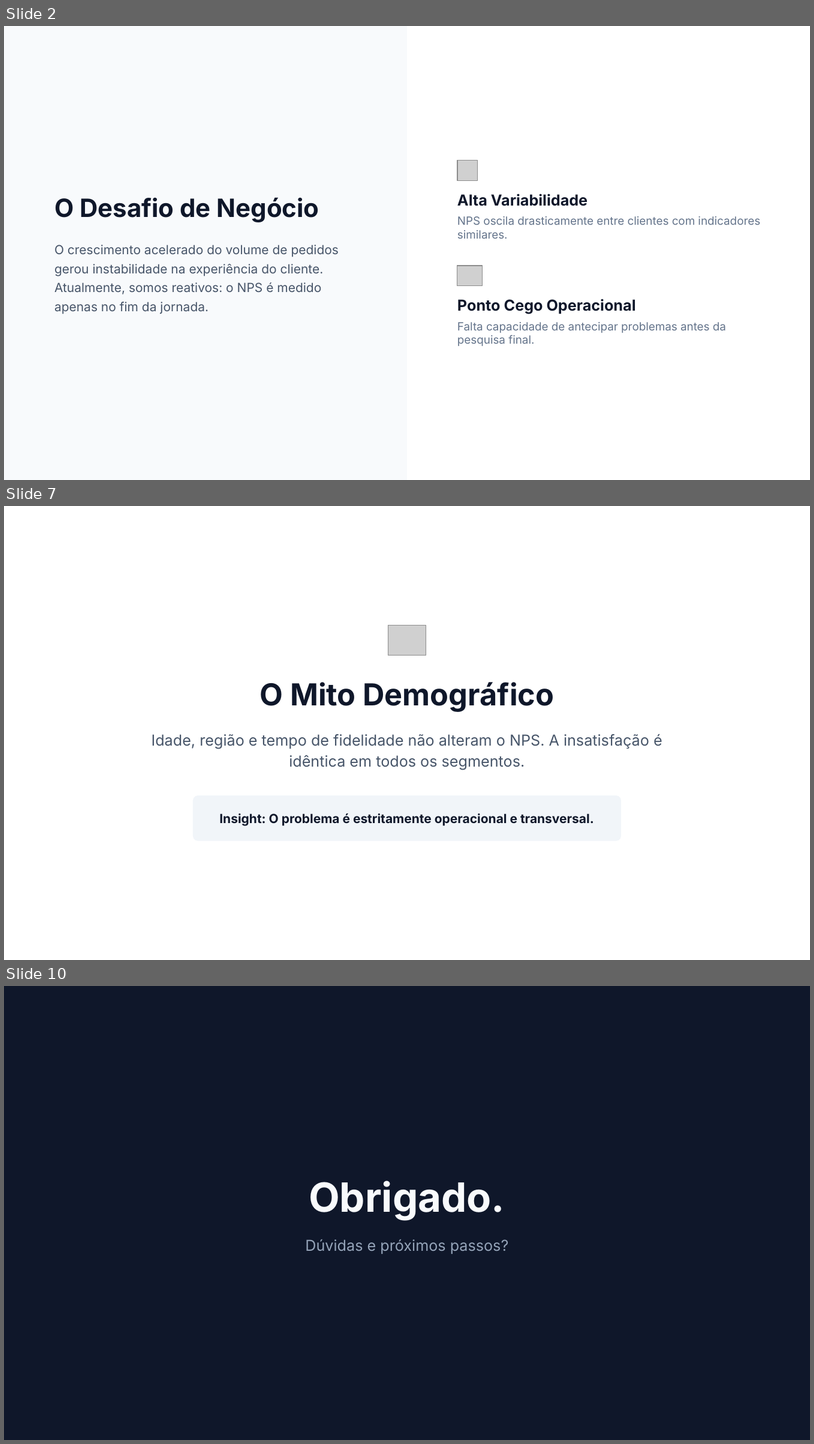
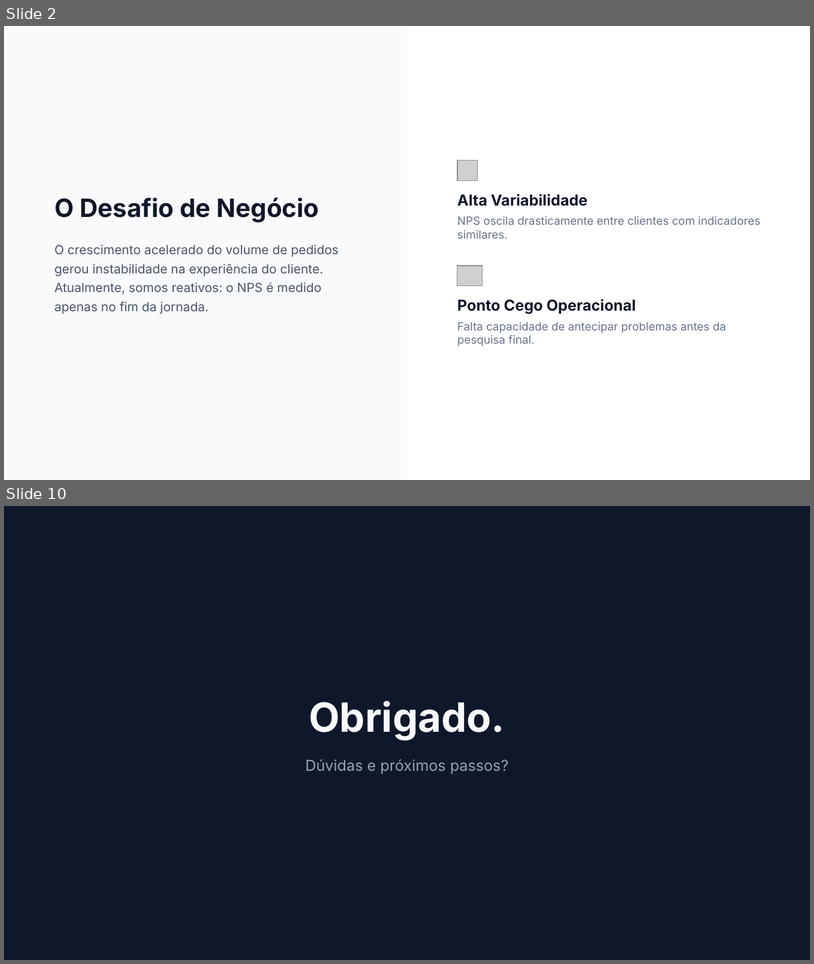
Before and after one commit to Caetanodassis/tech-challenge-fase1-nps-preditivo, a slide deck: apresentacao/Estratégia Proativa de NPS.pptx. Shown one above the other, each under a label of ours: slides 2, 7 and 10 before the commit, slides 2 and 10 after it; the slides between them are not shown. The pictures are 814x1444 and 814x964 pixels, drawn with LibreOffice and Linux fonts; fonts in the diff are those of the drawing; grey boxes stand for pictures. Boxes give left, top, right and bottom in pixels: in the first picture for what was removed or moved away, otherwise in the second. Text is boxed around its words. In the diff, an @@ line names an element or a change of style, - is before the commit and + after.

```diff
--- a/apresentacao/Estratégia Proativa de NPS.pptx
+++ b/apresentacao/Estratégia Proativa de NPS.pptx
@@ slide 7 removed at box(4, 506, 810, 960), background #FFFFFF @@
@@ picture removed at box(388, 625, 426, 655) @@
@@ text removed at box(260, 682, 554, 712) @@
-O Mito Demográfico
@@ text removed at box(152, 734, 663, 770) @@
-Idade, região e tempo de fidelidade não alteram o NPS. A insatisfação é idêntica em todos os segmentos.
@@ rounded rectangle removed at box(193, 795, 621, 841) @@
@@ text removed at box(219, 813, 594, 826) @@
-Insight: O problema é estritamente operacional e transversal.
```
Also in this commit, not shown: 6 slides changed, 1 slide added, 4 other files.
